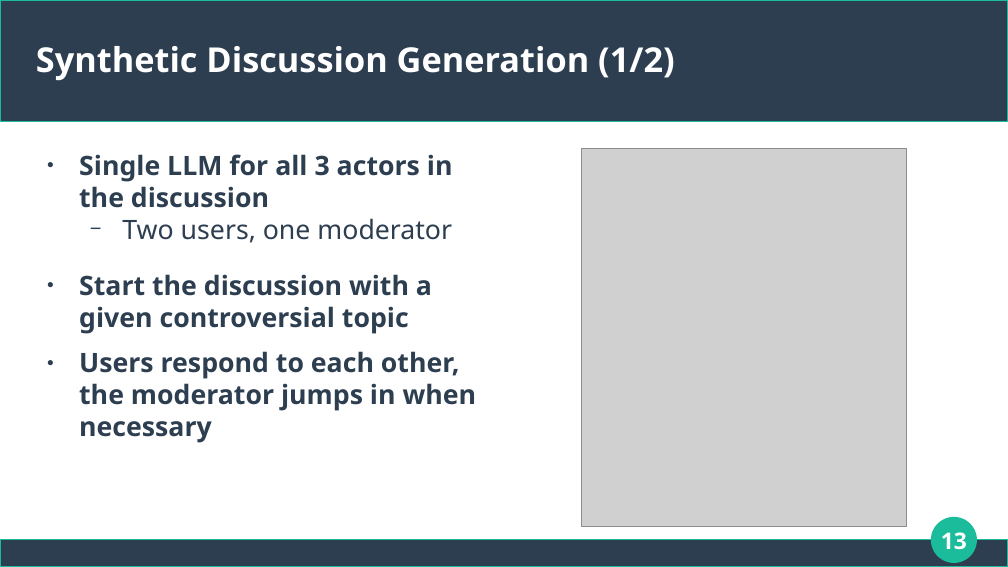
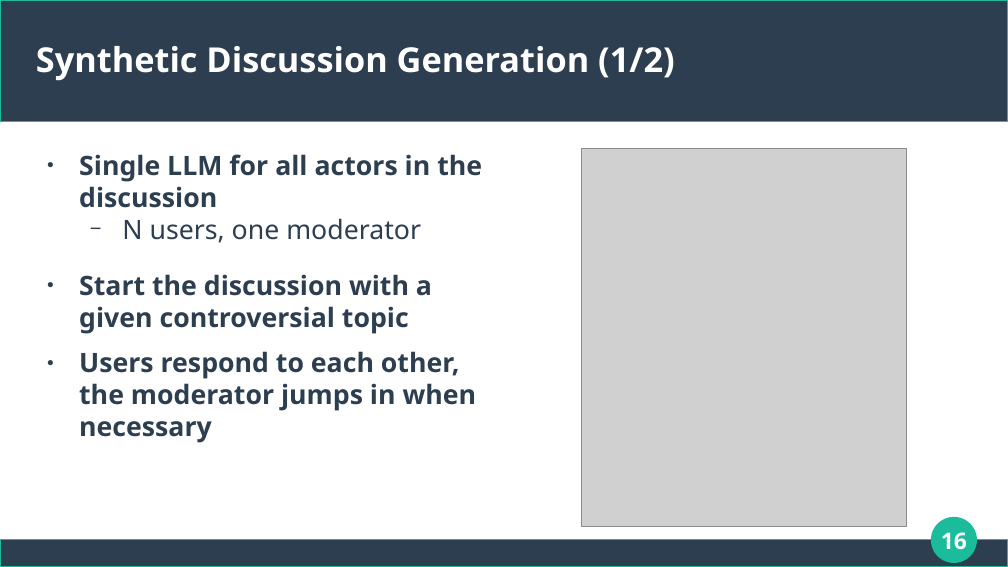
Before and after one commit to dimits-ts/llm_moderation_research, a slide deck: slide 16 of presentations/thesis.odp (slide 13 before the commit). Drawn at 1008x567 pixels with LibreOffice and Linux fonts; fonts in the diff are those of the drawing; grey boxes stand for pictures. Boxes give left, top, right and bottom in pixels: in the first picture for what was removed or moved away, otherwise in the second. Text is boxed around its words. In the diff, an @@ line names an element or a change of style, - is before the commit and + after.

```diff
--- a/presentations/thesis.odp
+++ b/presentations/thesis.odp
@@ text at [79, 154, 482, 243]: text changed @@
-● Single LLM for all 3 actors in the discussion
-  − Two users, one moderator
+● Single LLM for all actors in the discussion
+  − N users, one moderator
@@ page number at [941, 532, 967, 550]: text changed @@
-13
+16
```
Also in this commit, not shown: 13 other slides changed, 8 slides added, 1 other file.
